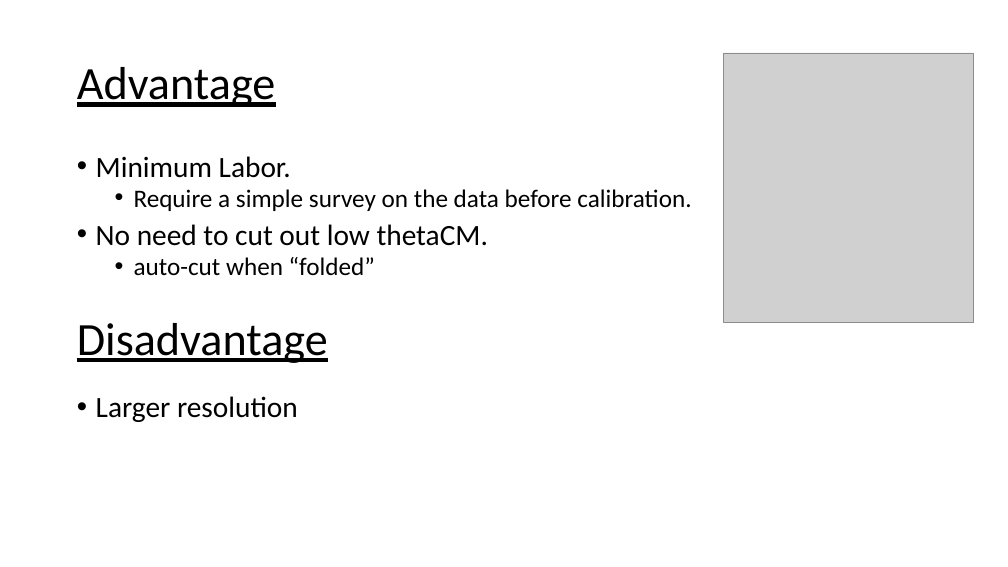
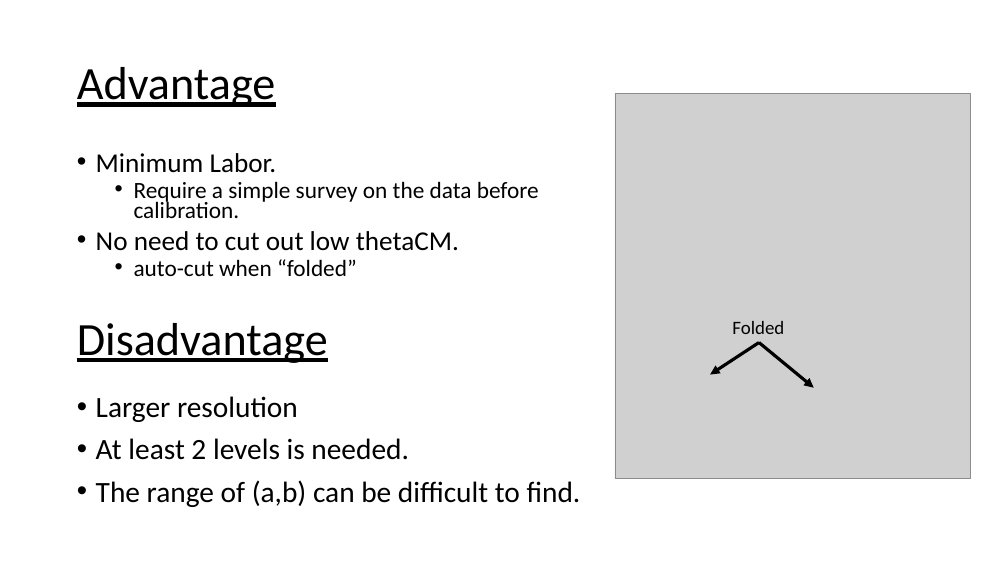
Before and after one commit to goluckyryan/HELIOS, a slide deck: slide 10 of Calibration/autoCali/documents/HELIOS AutoCalibration.pptx. Drawn at 1008x567 pixels with LibreOffice and Linux fonts; fonts in the diff are those of the drawing; grey boxes stand for pictures. Boxes give left, top, right and bottom in pixels: in the first picture for what was removed or moved away, otherwise in the second. Text is boxed around its words. In the diff, an @@ line names an element or a change of style, - is before the commit and + after.

```diff
--- a/Calibration/autoCali/documents/HELIOS AutoCalibration.pptx
+++ b/Calibration/autoCali/documents/HELIOS AutoCalibration.pptx
@@ picture: place and size @@
-picture at [724,53,973,322]
+picture at [615,94,971,478]
@@ text "Minimum Labor." at [96,153,539,276]: size 28 to 25.9 pt in "Minimum Labor.", "No need to cut out low thetaCM."; size 24 to 22.2 pt in "Require a simple survey on the data ...", "auto-cut when “folded”"; line spacing 0.8 to 0.7 @@
@@ text added at [732,321,784,334], 18 pt, text #000000 @@
+Folded
@@ arrow added from (759, 343) to (710, 374), #000000 3 pt @@
@@ arrow added from (759, 343) to (814, 388), #000000 3 pt @@
@@ text at [96,438,581,507]: paragraphs added @@
+• At least 2 levels is needed.
+• The range of (a,b) can be difficult to find.
```
Also in this commit, not shown: 4 other slides changed, 1 slide added, 1 other file.
